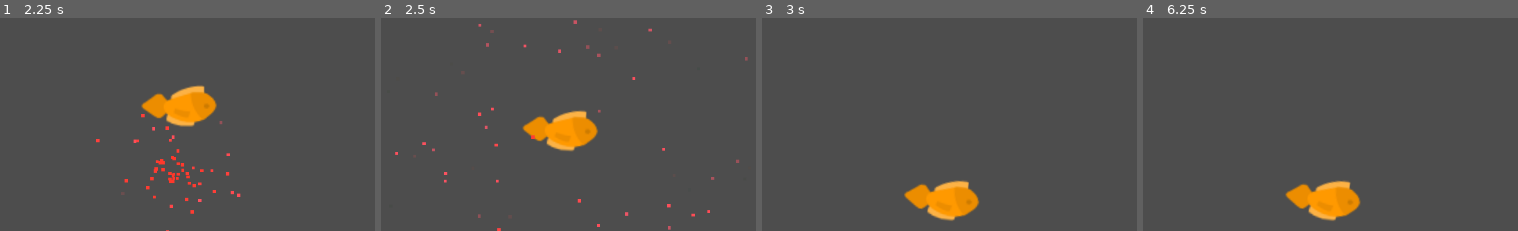
Above: before the commit, frames 1-4 (left to right).
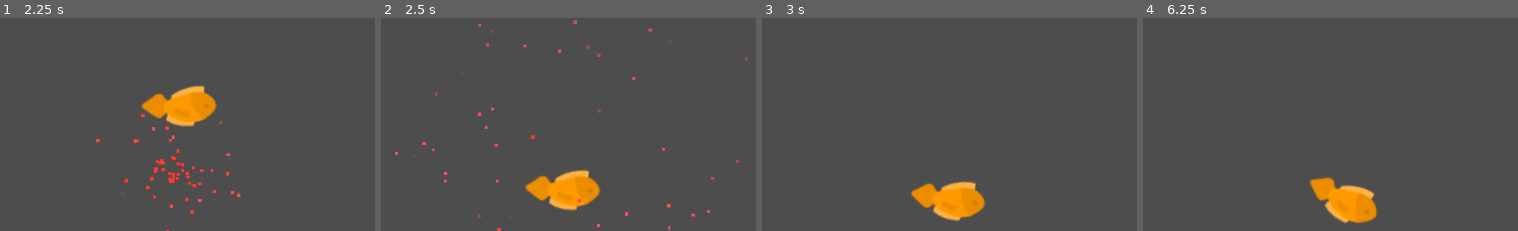
Above: after the commit, the same moments.

Repository: spencersmith24/CS315_Project1
Game: Godot game, scene res://scenes/menu.tscn
Two runs of this game, one before a commit and one after it. Both use one fixed random seed, a clock stepped at 60 frames per second and the inputs below.
Inputs (mouse positions are % of the whole screen's width and height, from its top left):
- Up to frame 1 (2.25 s): click "Begin" at 0.5 s; tap Enter at 1.25 s; move the mouse to (77, 42) at 1.27 s; click (77, 42) at 1.42 s; move the mouse to (32, 53) at 2.02 s; click (32, 53) at 2.17 s
- Up to frame 2 (2.5 s): no input
- Up to frame 3 (3 s): move the mouse to (64, 24) at 2.77 s; click (64, 24) at 2.92 s
- Up to frame 4 (6.25 s): move the mouse to (48, 68) at 3.52 s; click (48, 68) at 3.67 s; tap Space at 4.25 s; move the mouse to (85, 63) at 4.27 s; click (85, 63) at 4.42 s; move the mouse to (21, 32) at 5.02 s; click (21, 32) at 5.17 s; move the mouse to (59, 47) at 5.77 s; click (59, 47) at 5.92 s
The pictures show only the part of the screen within x 1-51%, y 50-100%; the shares and areas given below are measured in that part.

Frame 1 is identical in both runs. In frame 2, 5.0% of the frame differs, in the area x 37-59%, y 43-91%; in frame 3, 1.3%; in frame 4, 2.9%.

Commit message:
once a fish is flung he cannot be flung again

Diff:
--- a/AngryBirdsBase/scripts/Birdscript.gd
+++ b/AngryBirdsBase/scripts/Birdscript.gd
@@ -3,15 +3,17 @@
 var tracking = false
 var startPos = Vector2()
 const FORCE = 10
+var flingable = true
 
 func _input(evt):
-	if( evt is InputEventMouseButton and evt.button_index == MOUSE_BUTTON_LEFT):
+	if(evt is InputEventMouseButton and evt.button_index == MOUSE_BUTTON_LEFT and flingable):
 		if(evt.is_pressed()):
 			tracking = true
 			startPos = evt.position
 			$DespawnTimer.start()
 		else:
 			tracking = false
+			flingable = false
 
 			var kickDir = startPos - evt.position
 			gravity_scale = 1
Not shown, changed: AngryBirdsBase/.DS_Store
